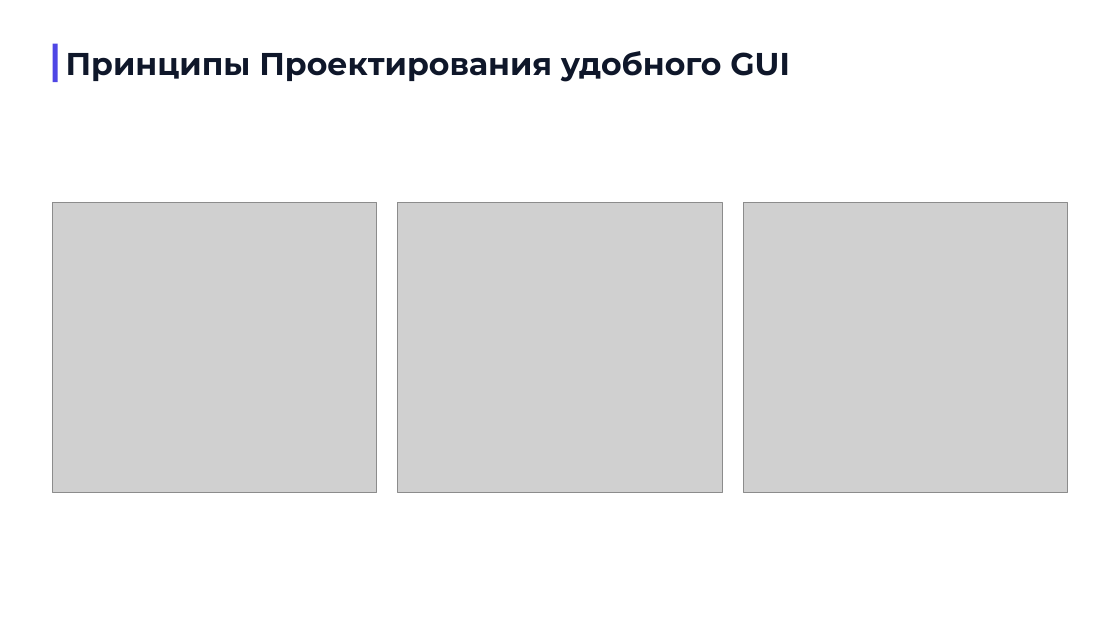
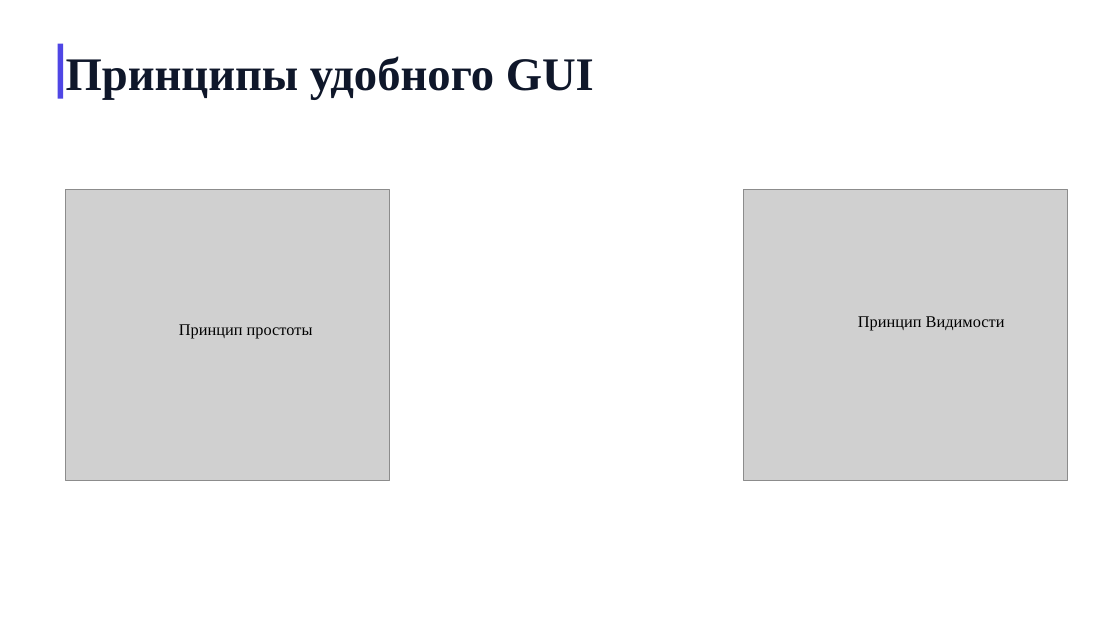
Before and after one commit to KOngfrost/BankBankBank, a slide deck: slide 8 of GosBank.pptx. Drawn at 1120x630 pixels with LibreOffice and Linux fonts; fonts in the diff are those of the drawing; grey boxes stand for pictures; background and template pictures are left out. Boxes give left, top, right and bottom in pixels: in the first picture for what was removed or moved away, otherwise in the second. Text is boxed around its words. In the diff, an @@ line names an element or a change of style, - is before the commit and + after.

```diff
--- a/GosBank.pptx
+++ b/GosBank.pptx
@@ rectangle: place and size @@
-rectangle at <box>52,44,57,82</box>
+rectangle at <box>58,44,64,98</box>
@@ text at <box>66,56,594,100</box>: text changed; size 27 to 40 pt; font Montserrat to Times New Roman @@
-Принципы Проектирования удобного GUI
+Принципы удобного GUI
@@ picture: place and size @@
-picture at <box>52,202,376,493</box>
+picture at <box>66,190,390,481</box>
@@ picture: place and size @@
-picture at <box>398,202,723,493</box>
+picture at <box>744,190,1068,481</box>
@@ picture removed at <box>744,202,1068,493</box> @@
@@ text added at <box>179,324,313,339</box>, 14 pt, text #000000 @@
+Принцип простоты
@@ text added at <box>858,316,1005,331</box>, 14 pt, text #000000 @@
+Принцип Видимости
```
Also in this commit, not shown: 11 other slides changed, 4 slides added, 4 slides removed, 4 other files.
